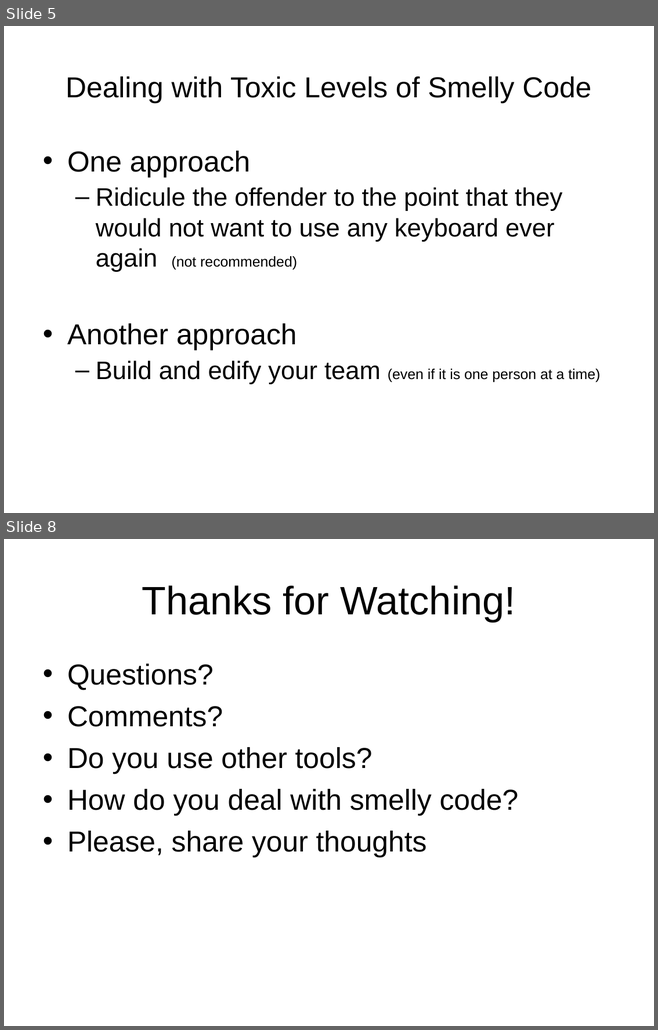
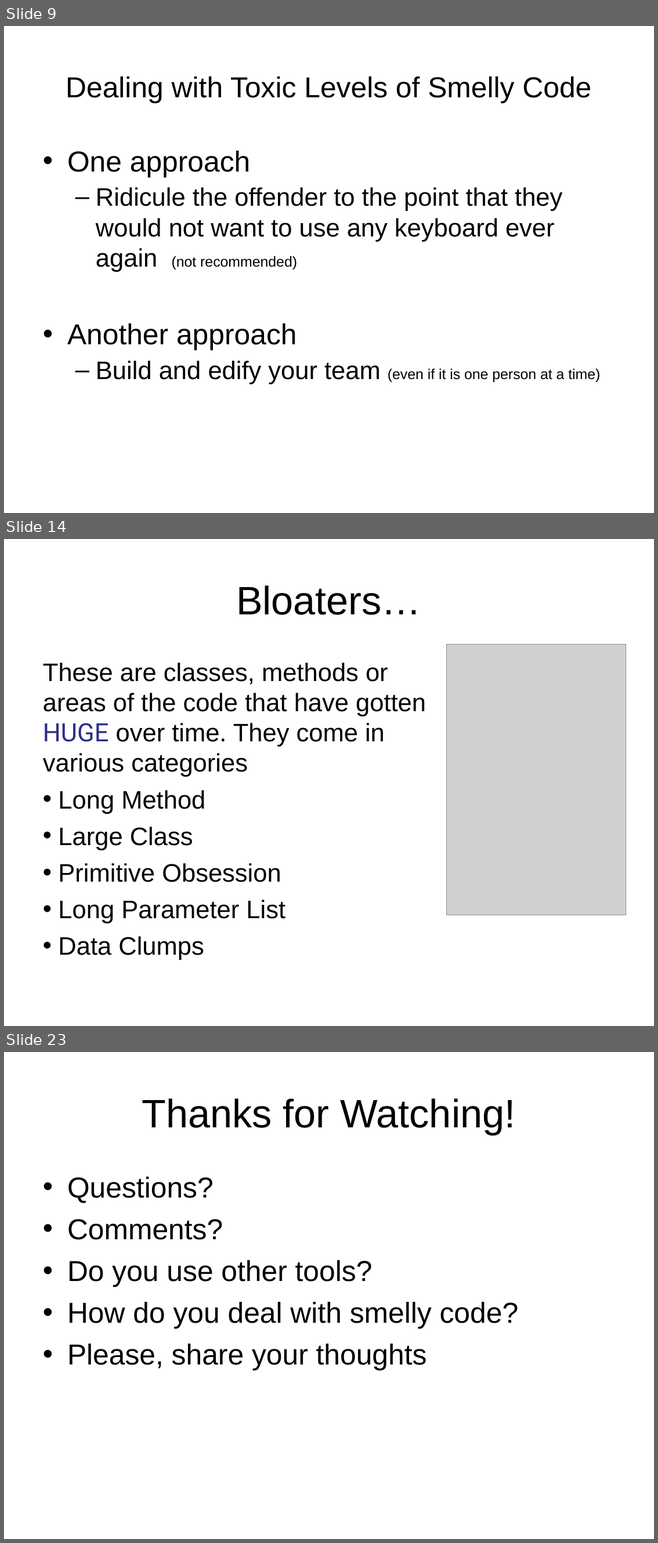
Before and after one commit to anibalvelarde/CodeSmells, a slide deck: DevelopingANoseForCodeSmells.ppt. Shown one above the other, each under a label of ours: slides 5 and 8 before the commit, slides 9, 14 and 23 after it; the slides between them are not shown. The pictures are 658x1030 and 658x1543 pixels, drawn with LibreOffice and Linux fonts; fonts in the diff are those of the drawing; grey boxes stand for pictures; background and template pictures are left out. Boxes give left, top, right and bottom in pixels: in the first picture for what was removed or moved away, otherwise in the second. Text is boxed around its words. In the diff, an @@ line names an element or a change of style, - is before the commit and + after.

Commit message:
Added more pages to the presentation
Discussed more cases of Bloaters and Couplers

```diff
--- a/DevelopingANoseForCodeSmells.ppt
+++ b/DevelopingANoseForCodeSmells.ppt
@@ slide 14 added at [4,539,654,1026], background picture (left out) @@
@@ title added at [236,585,421,615], 44 pt, text #000000 @@
+Bloaters…
@@ picture added at [447,644,626,915] @@
@@ text added at [43,663,426,960], 28 pt, text #000000 @@
+These are classes, methods or areas of the code that have gotten HUGE over time. They come in various categories
+• Long Method
+• Large Class
+• Primitive Obsession
+• Long Parameter List
+• Data Clumps
@@ what was slide 5 is now slide 9 @@
@@ what was slide 8 is now slide 23 @@
```
Also in this commit, not shown: 4 slides changed, 14 other slides added, 7 other files.
